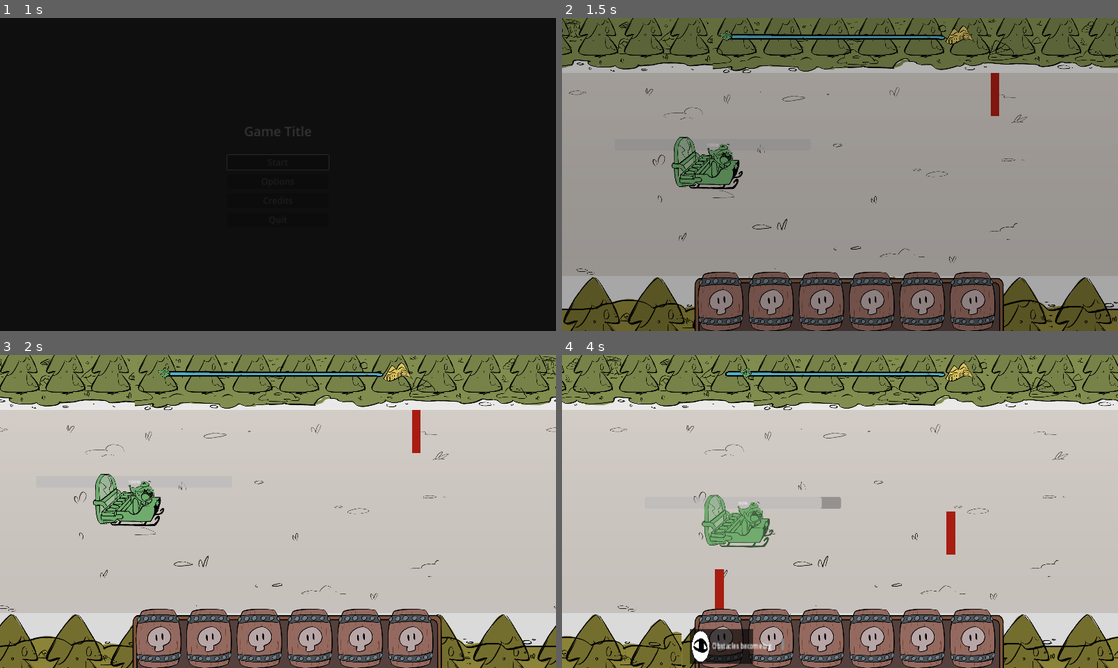
Above: before the commit, frames 1-4 (two rows, left to right).
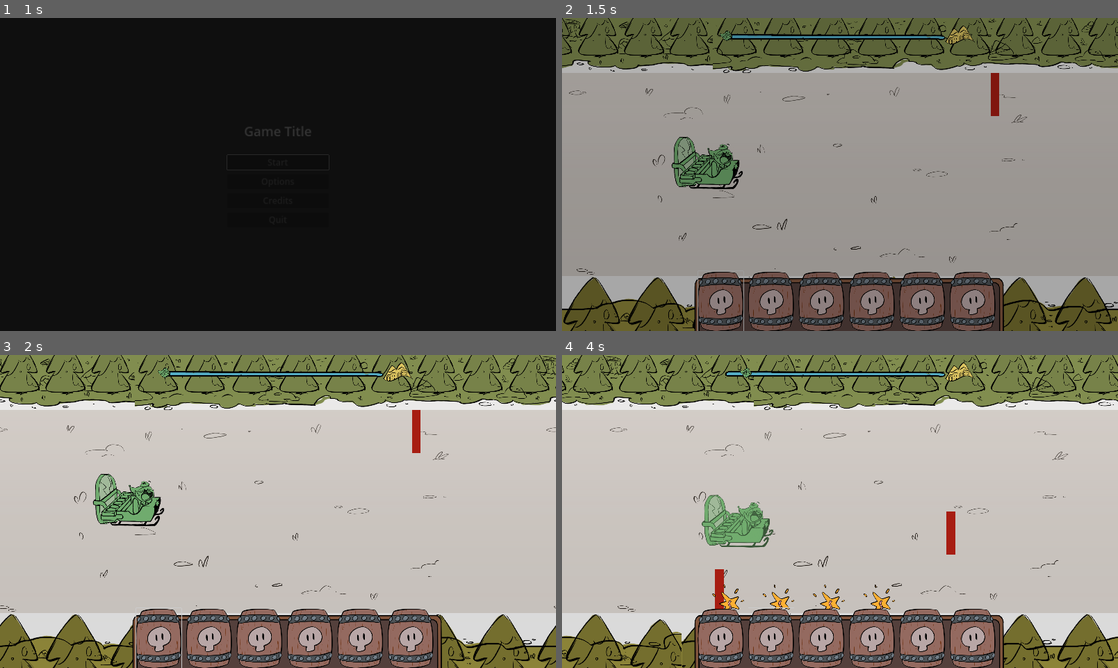
Above: after the commit, the same moments.

Repository: hsandt/ld53
Game: Godot game, scene res://scenes/main_menu_scene.tscn
Same seed, same stepped clock (60 frames per second), same inputs: the game is played once before the commit and once after it.
Inputs (mouse positions are in pixels of both pictures, inside the frame that each line leads up to):
- Up to frame 1 (1 s): tap Enter (ui_accept) at 0.5, 0.77 s; move the mouse to (400, 158) at 0.52 s; hold Right (ui_right) from 0.53 s (still down); hold M (app_next_resolution) from 0.53 s (still down); click (400, 158) at 0.67 s
- Up to frame 2 (1.5 s): release Right (ui_right) at 1.25 s; release M (app_next_resolution) at 1.25 s; click (723, 302) at 1.27 s
- Up to frame 3 (2 s): no input
- Up to frame 4 (4 s): move the mouse to (728, 527) at 2.02 s; hold S (down) 2.03-2.78 s; tap N (app_prev_resolution) at 2.1, 3.6 s; tap Enter (ui_accept) at 2.27, 3.77 s; move the mouse to (895, 442) at 2.77 s; hold Right (ui_right) 2.78-3.53 s; hold M (app_next_resolution) 2.78-3.53 s; move the mouse to (812, 574) at 3.52 s; hold Up (ui_up) from 3.53 s (still down); click (812, 574) at 3.67 s

Frame 1 is identical in both runs. In frame 2, less than 0.1% of the frame differs, in the area x 24-37%, y 40-100%; in frame 3, less than 0.1%; in frame 4, 1.9%, in the area x 23-60%, y 45-99%.

Commit message:
[Powder] (WIP) Powder model and UI connection revamp: powder can burst and be consumed (no effect)
- add Powder States and Powder Data
- on damage, each powder loses stamina (max stamina set in powder data). When 0, burst
- connect powder to UI for animation update, and connect back UI to consume on click, if burst

Diff:
--- /dev/null
+++ b/data/powder/powder_data1.tres
@@ -0,0 +1,7 @@
+[gd_resource type="Resource" script_class="PowderData" load_steps=2 format=3 uid="uid://dh5e1dxjgkf28"]
+
+[ext_resource type="Script" path="res://scripts/buffs/powder_data.gd" id="1_u324e"]
+
+[resource]
+script = ExtResource("1_u324e")
+max_stamina = 5.0
--- /dev/null
+++ b/data/powder/powder_data2.tres
@@ -0,0 +1,7 @@
+[gd_resource type="Resource" script_class="PowderData" load_steps=2 format=3 uid="uid://yyykh8u2jh"]
+
+[ext_resource type="Script" path="res://scripts/buffs/powder_data.gd" id="1_dgxh2"]
+
+[resource]
+script = ExtResource("1_dgxh2")
+max_stamina = 5.0
--- /dev/null
+++ b/data/powder/powder_data3.tres
@@ -0,0 +1,7 @@
+[gd_resource type="Resource" script_class="PowderData" load_steps=2 format=3 uid="uid://cvf4qyku1aljk"]
+
+[ext_resource type="Script" path="res://scripts/buffs/powder_data.gd" id="1_l15oh"]
+
+[resource]
+script = ExtResource("1_l15oh")
+max_stamina = 8.0
--- /dev/null
+++ b/data/powder/powder_data4.tres
@@ -0,0 +1,7 @@
+[gd_resource type="Resource" script_class="PowderData" load_steps=2 format=3 uid="uid://c1ke3n7n43u1s"]
+
+[ext_resource type="Script" path="res://scripts/buffs/powder_data.gd" id="1_xe8jk"]
+
+[resource]
+script = ExtResource("1_xe8jk")
+max_stamina = 8.0
--- /dev/null
+++ b/data/powder/powder_data5.tres
@@ -0,0 +1,7 @@
+[gd_resource type="Resource" script_class="PowderData" load_steps=2 format=3 uid="uid://c1k7drcrmlqwr"]
+
+[ext_resource type="Script" path="res://scripts/buffs/powder_data.gd" id="1_gfqud"]
+
+[resource]
+script = ExtResource("1_gfqud")
+max_stamina = 12.0
--- /dev/null
+++ b/data/powder/powder_data6.tres
@@ -0,0 +1,7 @@
+[gd_resource type="Resource" script_class="PowderData" load_steps=2 format=3 uid="uid://dqm84c5fyf83m"]
+
+[ext_resource type="Script" path="res://scripts/buffs/powder_data.gd" id="1_07xjm"]
+
+[resource]
+script = ExtResource("1_07xjm")
+max_stamina = 12.0
--- a/prefabs/ingame/hud/hud.tscn
+++ b/prefabs/ingame/hud/hud.tscn
@@ -20,6 +20,6 @@
 anchor_bottom = 0.0
 grow_vertical = 1
 
-[node name="powderpanel" parent="." instance=ExtResource("1_dbama")]
+[node name="PowdersPanel" parent="." instance=ExtResource("1_dbama")]
 unique_name_in_owner = true
 layout_mode = 1
--- a/prefabs/ingame/hud/powder_panel.tscn
+++ b/prefabs/ingame/hud/powder_panel.tscn
@@ -1,12 +1,15 @@
-[gd_scene load_steps=4 format=3 uid="uid://c03i68p3oqkh2"]
+[gd_scene load_steps=5 format=3 uid="uid://c03i68p3oqkh2"]
 
+[ext_resource type="Script" path="res://scripts/ui/powder_panel.gd" id="1_8dg0n"]
 [ext_resource type="PackedScene" uid="uid://n87nhvob85pn" path="res://scripts/buffs/buff.tscn" id="2_pfr15"]
 [ext_resource type="SpriteFrames" uid="uid://dwrs2bhosv0et" path="res://animations/powder_panel_sprite_frames.tres" id="3_jit8g"]
 [ext_resource type="Script" path="res://scripts/visual/AnimatedSprite2DBrightnessController.gd" id="6_7s2n6"]
 
-[node name="Powder Panel" type="Panel"]
+[node name="PowderPanel" type="Panel" node_paths=PackedStringArray("animated_sprite")]
 self_modulate = Color(1, 1, 1, 0)
 custom_minimum_size = Vector2(332, 332)
+script = ExtResource("1_8dg0n")
+animated_sprite = NodePath("AnimatedSprite2DBrightnessController")
 
 [node name="buff" parent="." instance=ExtResource("2_pfr15")]
 offset_left = -29.0
@@ -20,8 +23,18 @@
 sprite_frames = ExtResource("3_jit8g")
 animation = &"spark"
 autoplay = "idle"
-frame_progress = 0.195146
+frame_progress = 0.997247
 script = ExtResource("6_7s2n6")
 brighten_timer = NodePath("../BrightenTimer")
 
 [node name="BrightenTimer" type="Timer" parent="."]
+
+[node name="Button" type="Button" parent="."]
+layout_mode = 0
+offset_left = -9.0
+offset_top = -82.0
+offset_right = 306.0
+offset_bottom = 338.0
+flat = true
+
+[connection signal="pressed" from="Button" to="." method="_on_button_pressed"]
--- a/prefabs/ingame/hud/powders_panel.tscn
+++ b/prefabs/ingame/hud/powders_panel.tscn
@@ -7,7 +7,7 @@
 [sub_resource type="StyleBoxTexture" id="StyleBoxTexture_msqmn"]
 texture = ExtResource("1_i3g7h")
 
-[node name="Powders Panel" type="Panel"]
+[node name="PowdersPanel" type="Panel"]
 anchors_preset = -1
 anchor_top = 0.794444
 anchor_right = 1.0
--- a/prefabs/ingame/player_character_body_2d.tscn
+++ b/prefabs/ingame/player_character_body_2d.tscn
@@ -9,10 +9,13 @@
 [ext_resource type="Script" path="res://scripts/ingame/player_character/cargo.gd" id="6_dru5e"]
 [ext_resource type="Script" path="res://scripts/ingame/player_character/powder.gd" id="6_vdi8d"]
 [ext_resource type="Texture2D" uid="uid://b3xi3ohlwe8f4" path="res://sprites/keg.png" id="8_5dtp0"]
-[ext_resource type="Resource" uid="uid://2f5agh7wsf8u" path="res://data/modifiers/town_cargo.tres" id="8_or7er"]
-[ext_resource type="Resource" uid="uid://b08wq3why3q7e" path="res://data/modifiers/steering.tres" id="8_vtdr1"]
-[ext_resource type="Resource" uid="uid://hqgedus288jo" path="res://data/modifiers/obstacle_damage.tres" id="11_fnbfi"]
+[ext_resource type="Resource" uid="uid://dh5e1dxjgkf28" path="res://data/powder/powder_data1.tres" id="9_mwhkn"]
+[ext_resource type="Resource" uid="uid://yyykh8u2jh" path="res://data/powder/powder_data2.tres" id="11_7dolm"]
+[ext_resource type="Resource" uid="uid://cvf4qyku1aljk" path="res://data/powder/powder_data3.tres" id="12_gwqog"]
 [ext_resource type="AudioStream" uid="uid://c0nwej5v1btdg" path="res://audio/sfx/sled_slide WIP.ogg" id="12_wu4gh"]
+[ext_resource type="Resource" uid="uid://c1ke3n7n43u1s" path="res://data/powder/powder_data4.tres" id="13_am5yu"]
+[ext_resource type="Resource" uid="uid://c1k7drcrmlqwr" path="res://data/powder/powder_data5.tres" id="14_3f0vo"]
+[ext_resource type="Resource" uid="uid://dqm84c5fyf83m" path="res://data/powder/powder_data6.tres" id="15_2xh4w"]
 
 [sub_resource type="RectangleShape2D" id="RectangleShape2D_6va3q"]
 size = Vector2(128, 128)
@@ -37,8 +40,9 @@
 script = ExtResource("4_epfoh")
 brighten_timer = NodePath("../../Flash Timer")
 
-[node name="powder_bar" type="ProgressBar" parent="Smoothing2D"]
+[node name="powder_bar" type="ProgressBar" parent="."]
 unique_name_in_owner = true
+visible = false
 offset_left = -340.0
 offset_top = -123.0
 offset_right = 337.0
@@ -61,7 +65,7 @@
 [node name="powder_1" type="Node2D" parent="cargo"]
 position = Vector2(-106, -24)
 script = ExtResource("6_vdi8d")
-modifier = ExtResource("8_or7er")
+data = ExtResource("9_mwhkn")
 
 [node name="Sprite2D" type="Sprite2D" parent="cargo/powder_1"]
 visible = false
@@ -72,7 +76,7 @@
 [node name="powder_2" type="Node2D" parent="cargo"]
 position = Vector2(-189, -22)
 script = ExtResource("6_vdi8d")
-modifier = ExtResource("8_vtdr1")
+data = ExtResource("11_7dolm")
 
 [node name="Sprite2D" type="Sprite2D" parent="cargo/powder_2"]
 visible = false
@@ -83,7 +87,7 @@
 [node name="powder_3" type="Node2D" parent="cargo"]
 position = Vector2(-273, -22)
 script = ExtResource("6_vdi8d")
-modifier = ExtResource("11_fnbfi")
+data = ExtResource("12_gwqog")
 
 [node name="Sprite2D" type="Sprite2D" parent="cargo/powder_3"]
 visible = false
@@ -94,7 +98,7 @@
 [node name="powder_4" type="Node2D" parent="cargo"]
 position = Vector2(-107, 16)
 script = ExtResource("6_vdi8d")
-modifier = ExtResource("8_vtdr1")
+data = ExtResource("13_am5yu")
 
 [node name="Sprite2D" type="Sprite2D" parent="cargo/powder_4"]
 visible = false
@@ -105,7 +109,7 @@
 [node name="powder_5" type="Node2D" parent="cargo"]
 position = Vector2(-190, 18)
 script = ExtResource("6_vdi8d")
-modifier = ExtResource("8_vtdr1")
+data = ExtResource("14_3f0vo")
 
 [node name="Sprite2D" type="Sprite2D" parent="cargo/powder_5"]
 visible = false
@@ -116,7 +120,7 @@
 [node name="powder_6" type="Node2D" parent="cargo"]
 position = Vector2(-274, 18)
 script = ExtResource("6_vdi8d")
-modifier = ExtResource("8_vtdr1")
+data = ExtResource("15_2xh4w")
 
 [node name="Sprite2D" type="Sprite2D" parent="cargo/powder_6"]
 visible = false
--- a/scripts/Enums.gd
+++ b/scripts/Enums.gd
@@ -7,3 +7,13 @@
 	SUCCESS,
 	FAILURE
 }
+
+enum PowderState {
+	IDLE,
+	SPARK,
+	CONSUMED
+}
+
+enum PowderType {
+
+}
--- a/scripts/buffs/Buffs.gd
+++ b/scripts/buffs/Buffs.gd
@@ -9,7 +9,13 @@
 
 func _ready():
 	in_game_manager = get_tree().get_first_node_in_group(&"in_game_manager")
-	var base_powder = in_game_manager.hud.powder_panel.hbox
+
+	if in_game_manager == null:
+		# we must be playing scene player character scene individually for
+		# testing
+		return
+
+	var base_powder = in_game_manager.hud.powders_panel.hbox
 	var powderpanel1 = base_powder.get_child(0)
 	var powderpanel2 = base_powder.get_child(1)
 	var powderpanel3 = base_powder.get_child(2)
--- /dev/null
+++ b/scripts/buffs/powder_data.gd
@@ -0,0 +1,14 @@
+class_name PowderData
+extends Resource
+
+## Initial and max stamina
+@export var max_stamina: float = 10.0
+
+#@export var name: String
+#
+##probably going to be a string or something other then a number at some point
+#@export var type = 1
+#
+#@export var quality = 1
+#
+#@export var modifier: Modifier
--- a/scripts/ingame/player_character/cargo.gd
+++ b/scripts/ingame/player_character/cargo.gd
@@ -1,12 +1,35 @@
 class_name Cargo
 extends Node2D
 
-@onready var buffs = $"../Buffs"
 
-func hurt(_damage):
+var powders: Array[Powder]
+
+
+func _ready():
 	for child in get_children():
-		if child.modifier == null:
-			push_error("[cargo] hurt: child '%s' has no modifier defined", child.get_path())
+		var powder := child as Powder
+		if powder == null:
+			push_error("[Cargo] child '%s' is not a Powder, cannot register", child.get_path())
 			continue
 
-		buffs.add(child.modifier)
+		powders.append(powder)
+
+
+func connect_powders_ui(powders_panel: PowdersPanel):
+	var powder_panels := powders_panel.powder_panels
+	for i in range(powders.size()):
+		if i >= powder_panels.size():
+			push_error("[Cargo] powder_panels only has %d elements, cannot connect signal for powder #%d",
+				powder_panels.size(), i)
+			continue
+
+		# Registration for UI interaction -> model
+		powder_panels[i].register_observed_powder(powders[i])
+
+		# Registration for model -> UI update
+		powders[i].state_changed.connect(powder_panels[i].on_powder_state_changed)
+
+
+func hurt(damage: float):
+	for powder in powders:
+		powder.try_take_damage(damage)
--- a/scripts/ingame/player_character/player.gd
+++ b/scripts/ingame/player_character/player.gd
@@ -5,8 +5,6 @@
 @export var animated_sprite_with_brightness_controller: AnimatedSprite2DBrightnessController
 @export var sled_slide_sfx_player: AudioStreamPlayer
 
-#how quickly the player recovers from impacts to full speed
-@export var powder = 100
 @export var acceleration = 1000
 @export var top_speed = 1000
 @export var steer_speed = 500
@@ -18,7 +16,7 @@
 @export var hurt_brightness: float = 0.5
 
 @onready var buffs: Buffs = $Buffs
-@onready var cargo: Node2D = $cargo
+@onready var cargo: Cargo = $cargo
 
 var in_game_manager: InGameManager
 var _should_move: bool = false
@@ -31,18 +29,12 @@
 
 
 func hurt(damage):
-	powder -= damage
 	# Flash for the duration set in Flash Timer
 	animated_sprite_with_brightness_controller.set_brightness_for_duration(hurt_brightness)
 	cargo.hurt(damage)
 
+
 func _physics_process(delta):
-	# proto UI
-	%powder_bar.value = powder
-	# proto game over
-	if powder <= 0:
-		in_game_manager.enter_failure_phase()
-
 	if not _should_move:
 		return
 
--- a/scripts/ingame/player_character/powder.gd
+++ b/scripts/ingame/player_character/powder.gd
@@ -1,11 +1,44 @@
+class_name Powder
 extends Node2D
 
-#probably going to be a string or something other then a number at some point
-@export var type = 1
 
-@export var quality = 1
+signal state_changed(new_state: Enums.PowderState)
 
-@export var modifier: Modifier
+@export var data: PowderData
 
-# Perhaps as it gets damaged, more powder falls out so effect less likely?
-var quantity = 100
+## Current FSM state
+var state: Enums.PowderState
+
+## Stamina left before turning into spark
+var stamina: float
+
+
+func _ready():
+	assert(data != null, "[Powder] data is not set on %s" % get_path())
+
+	# no signal for initialization, so set state directly
+	state = Enums.PowderState.IDLE
+	stamina = data.max_stamina
+
+func change_state(new_state: Enums.PowderState):
+	if state != new_state:
+		state = new_state
+		state_changed.emit(new_state)
+
+func burst():
+	change_state(Enums.PowderState.SPARK)
+
+func consume():
+	change_state(Enums.PowderState.CONSUMED)
+
+func try_take_damage(damage: float):
+	if stamina <= 0:
+		# powder has already burst (possibly even be consumed), so ignore
+		# further damage
+		return
+
+	stamina -= damage
+
+	if stamina <= 0.0:
+		stamina = 0.0
+		burst()
--- a/scripts/ui/hud.gd
+++ b/scripts/ui/hud.gd
@@ -2,14 +2,21 @@
 extends Control
 
 
-@onready var powder_panel: PowderPanel = $powderpanel
+@onready var powders_panel: PowdersPanel = $PowdersPanel
 @onready var level_progress_bar: LevelProgressBar = $LevelProgressBar
 
 var in_game_manager: InGameManager
 
 
 func _ready():
+		# Wait 1 frame so other nodes are ready
+	await get_tree().process_frame
+
 	in_game_manager = get_tree().get_first_node_in_group(&"in_game_manager")
+
+	# connect player powder state change to powder panels
+	in_game_manager.player_character.cargo.connect_powders_ui(powders_panel)
+
 
 	# connect scrolling progress change to level progress callback
 	in_game_manager.scrolling_center.progress_changed.connect(
--- /dev/null
+++ b/scripts/ui/powder_panel.gd
@@ -0,0 +1,39 @@
+class_name PowderPanel
+extends Panel
+
+
+@export var animated_sprite: AnimatedSprite2D
+
+var powder_state_to_animation := {
+	Enums.PowderState.IDLE: &"idle",
+	Enums.PowderState.SPARK: &"spark",
+	Enums.PowderState.CONSUMED: &"consumed",
+}
+
+var observed_powder: Powder
+
+
+func _ready():
+	assert(animated_sprite, "animated_sprite is not set on %s" % get_path())
+
+func register_observed_powder(powder: Powder):
+	observed_powder = powder
+
+func on_powder_state_changed(new_state: Enums.PowderState):
+	animated_sprite.animation = powder_state_to_animation[new_state]
+
+func _on_button_pressed():
+	if observed_powder == null:
+		return
+
+	match observed_powder.state:
+		Enums.PowderState.IDLE:
+			push_error("[PowderPanel] _on_button_pressed: observed_powder %s "
+				% observed_powder.get_path(),
+				"is IDLE, so button should not even be enabled")
+		Enums.PowderState.SPARK:
+			observed_powder.consume()
+		Enums.PowderState.CONSUMED:
+			push_error("[PowderPanel] _on_button_pressed: observed_powder %s "
+				% observed_powder.get_path(),
+				"is CONSUMED, so button should not even be enabled")
--- a/scripts/ui/powders_panel.gd
+++ b/scripts/ui/powders_panel.gd
@@ -1,4 +1,17 @@
-class_name PowderPanel
+class_name PowdersPanel
 extends Panel
 
+
 @onready var hbox: HBoxContainer = $HBoxContainer
+
+var powder_panels: Array[PowderPanel]
+
+
+func _ready():
+	for child in hbox.get_children():
+		var powder_panel := child as PowderPanel
+		if powder_panel == null:
+			push_error("[Cargo] child '%s' is not a PowderPanel, cannot register" % child.get_path())
+			continue
+
+		powder_panels.append(powder_panel)
Not shown: 1 places in prefabs/ingame/player_character_body_2d.tscn that only renumber resources
